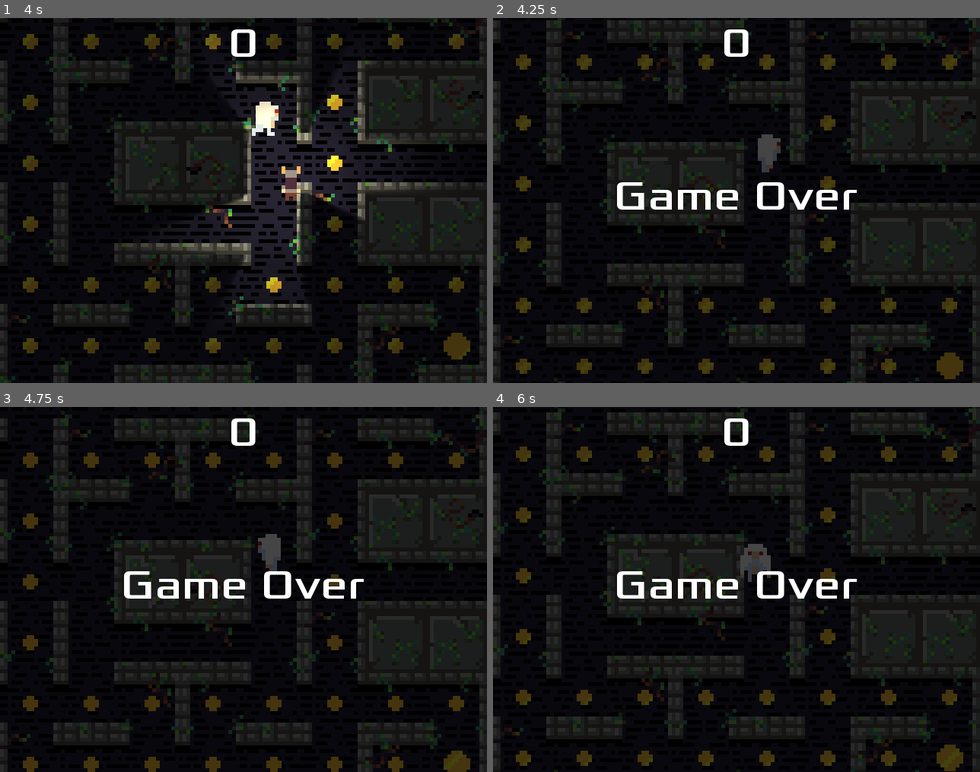
Above: before the commit, frames 1-4 (two rows, left to right).
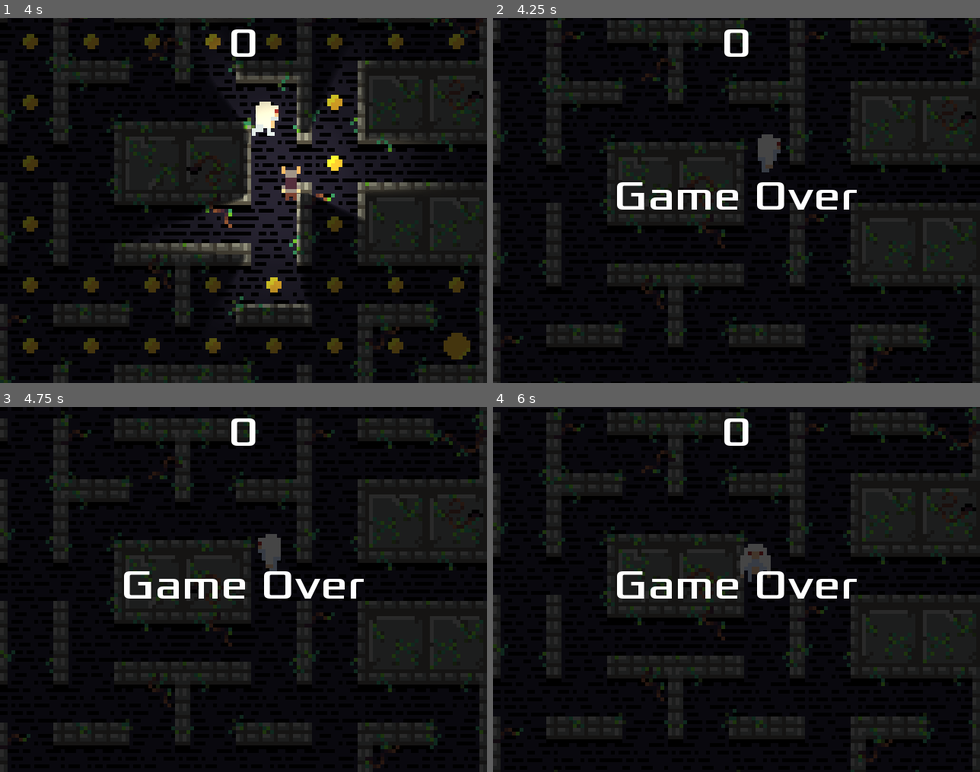
Above: after the commit, the same moments.

Repository: mattdibi/pac-viking
Game: Godot game, scene res://Main.tscn
Same seed, same stepped clock (60 frames per second), same inputs: the game is played once before the commit and once after it.
Inputs:
- Up to frame 1 (4 s): click "Start" at 0.5 s; hold Right (ui_right) 1.28-2.03 s; hold Down (ui_down) 2.03-2.78 s; hold Right (ui_right) 2.78-3.53 s; hold Up (ui_up) from 3.53 s (still down)
- Up to frame 2 (4.25 s): keep holding Up (ui_up)
- Up to frame 3 (4.75 s): release Up (ui_up) at 4.28 s; hold Left (ui_left) from 4.28 s (still down)
- Up to frame 4 (6 s): release Left (ui_left) at 5.78 s; hold Down (ui_down) from 5.78 s (still down)

Frame 1 is identical in both runs. In frame 2, 3.1% of the frame differs, in the area x 4-97%, y 10-99%; in frame 3, 3.0%; in frame 4, 3.1%.

Commit message:
Remove remaining coins on game over

Diff:
--- a/Coin.tscn
+++ b/Coin.tscn
@@ -17,7 +17,9 @@
 "speed": 5.0
 } ]
 
-[node name="Coin" type="Area2D"]
+[node name="Coin" type="Area2D" groups=[
+"coin",
+]]
 script = ExtResource( 5 )
 
 [node name="CollisionShape2D" type="CollisionShape2D" parent="."]
--- a/Main.gd
+++ b/Main.gd
@@ -51,6 +51,12 @@
 		coin.start(coin_pos)
 
 func game_over():
+	# Remove not-picked coins
+	for obj in get_children():
+		if obj.is_in_group("coin"):
+			remove_child(obj)
+			obj.queue_free()
+	# Show game over message
 	$HUD.show_game_over()
 
 func _on_Player_update_score():
--- a/PowerCoin.tscn
+++ b/PowerCoin.tscn
@@ -19,7 +19,9 @@
 [sub_resource type="RectangleShape2D" id=2]
 extents = Vector2( 35.1586, 34.8886 )
 
-[node name="PowerCoin" type="Area2D"]
+[node name="PowerCoin" type="Area2D" groups=[
+"coin",
+]]
 script = ExtResource( 7 )
 
 [node name="AnimatedSprite" type="AnimatedSprite" parent="."]
